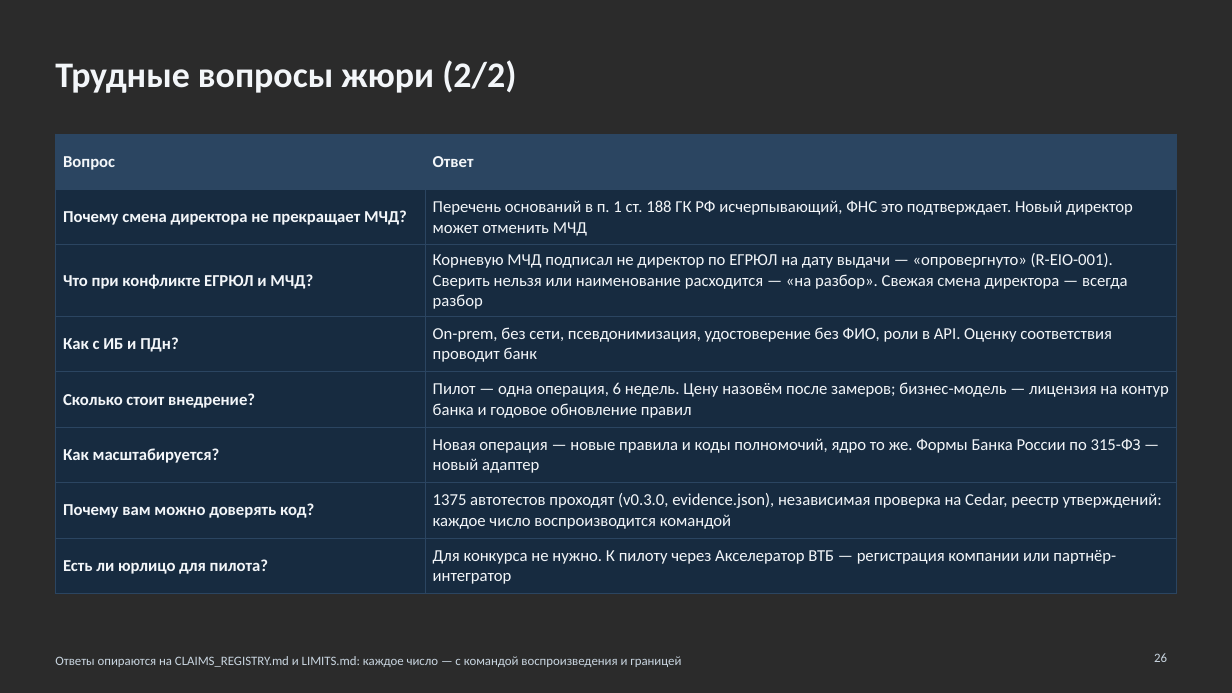
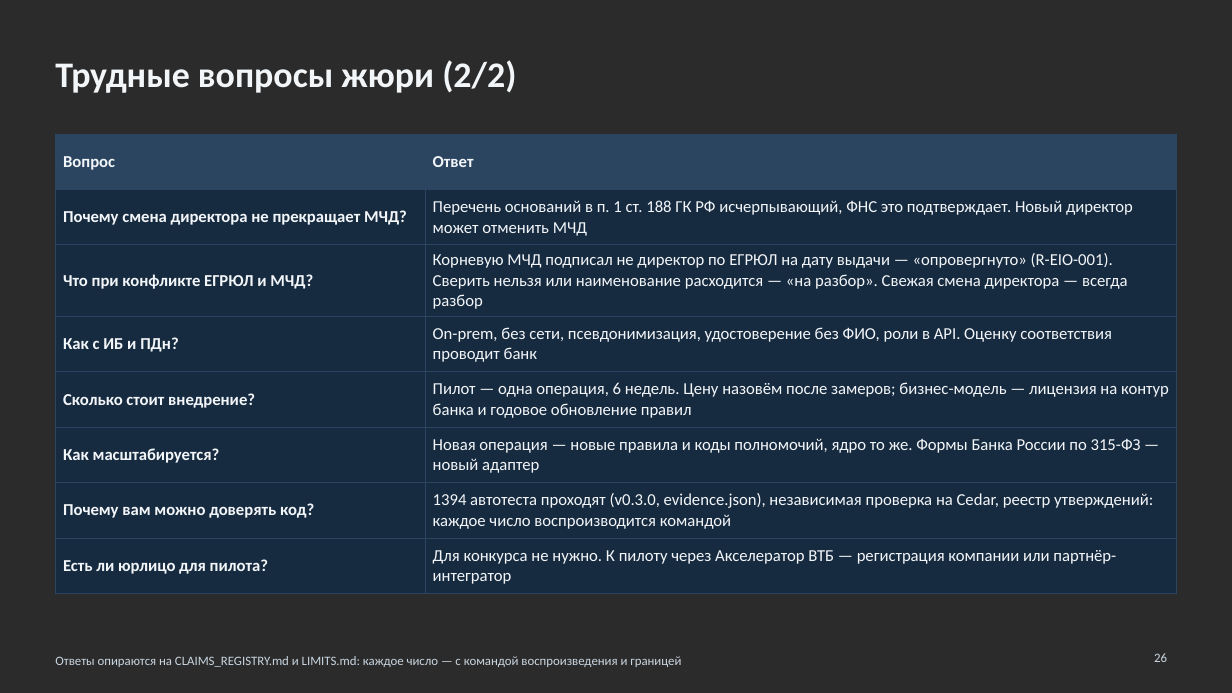
Before and after one commit to KonkovDV/Mandat, a slide deck: slide 26 of submission/slides/Mandat_VTB.pptx. Drawn at 1232x693 pixels with LibreOffice and Linux fonts; fonts in the diff are those of the drawing; background and template pictures are left out; a plain dark background stands for a picture behind light text. Boxes give left, top, right and bottom in pixels: in the first picture for what was removed or moved away, otherwise in the second. Text is boxed around its words. In the diff, an @@ line names an element or a change of style, - is before the commit and + after.

Commit message:
chore(M-04): regenerate evidence and deck

```diff
--- a/submission/slides/Mandat_VTB.pptx
+++ b/submission/slides/Mandat_VTB.pptx
@@ table at box(55, 134, 1177, 588) @@
-row 7, column 2: 1375 автотестов проходят (v0.3.0, evidence.json), независимая проверка на Cedar, реестр утверждений: каждое число воспроизводится командой
+row 7, column 2: 1394 автотеста проходят (v0.3.0, evidence.json), независимая проверка на Cedar, реестр утверждений: каждое число воспроизводится командой
```
Also in this commit, not shown: 2 other slides changed, 4 other files.
